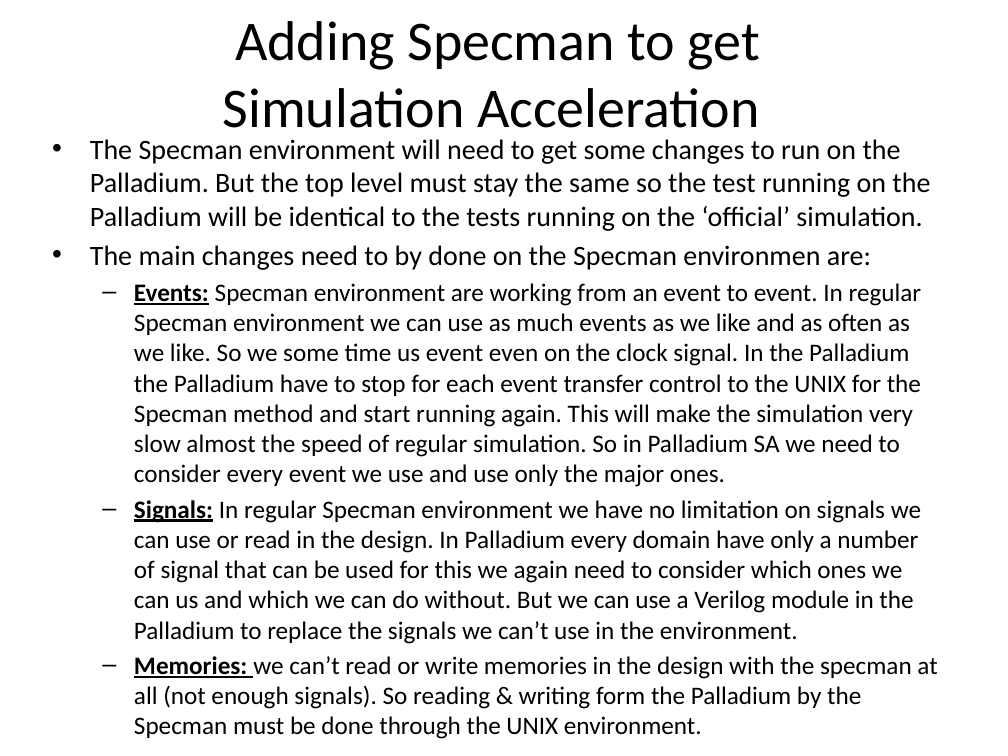
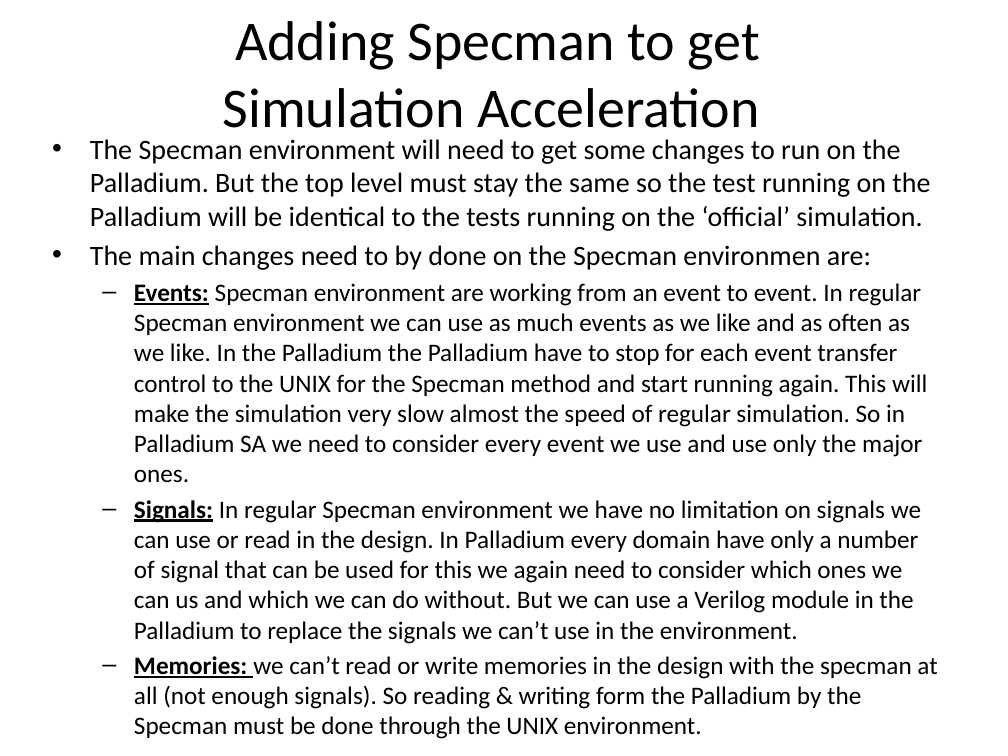
Before and after one commit to zahike/Palladium, a slide deck: slide 4 of Simulation Acceleration tutoria.pptx. Drawn at 1008x756 pixels with LibreOffice and Linux fonts; fonts in the diff are those of the drawing. Boxes give left, top, right and bottom in pixels: in the first picture for what was removed or moved away, otherwise in the second. Text is boxed around its words. In the diff, an @@ line names an element or a change of style, - is before the commit and + after.

```diff
--- a/Simulation Acceleration tutoria.pptx
+++ b/Simulation Acceleration tutoria.pptx
@@ text at bbox=[134, 283, 927, 483]: text changed @@
-  – Events: Specman environment are working from an event to event. In regular Specman environment we can use as much events as we like and as often as we like. So we some time us event even on the clock signal. In the Palladium the Palladium have to stop for each event transfer control to the UNIX for the Specman method and start running again. This will make the simulation very slow almost the speed of regular simulation. So in Palladium SA we need to consider every event we use and use only the major ones.
+  – Events: Specman environment are working from an event to event. In regular Specman environment we can use as much events as we like and as often as we like. In the Palladium the Palladium have to stop for each event transfer control to the UNIX for the Specman method and start running again. This will make the simulation very slow almost the speed of regular simulation. So in Palladium SA we need to consider every event we use and use only the major ones.
```
Also in this commit, not shown: 1 other file.
